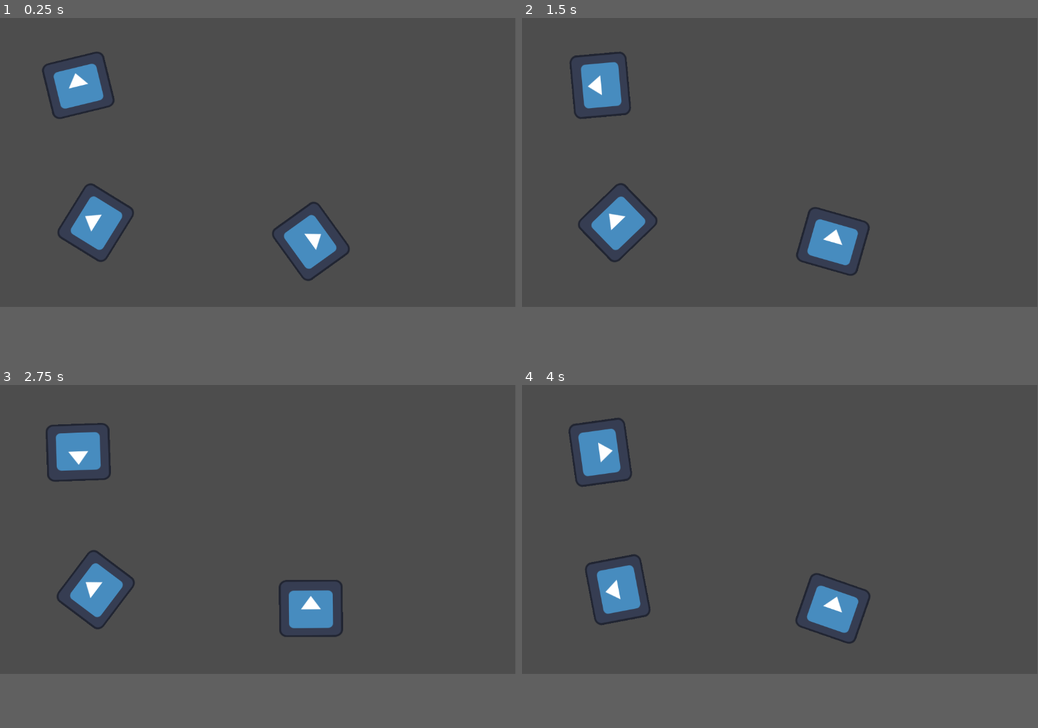
Above: before the commit, frames 1-4 (two rows, left to right).
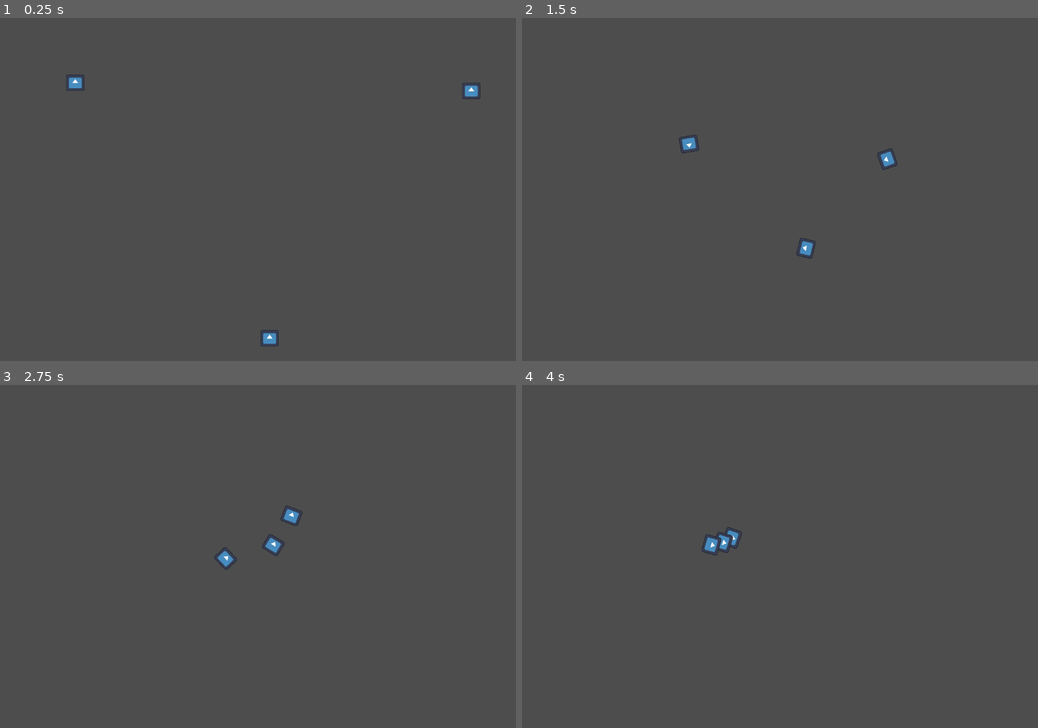
Above: after the commit, the same moments.

Repository: mwtopping/mousemove
Game: Godot game, scene res://Scenes/game_root.tscn
Two runs of this game, one before a commit and one after it. Both use one fixed random seed, a clock stepped at 60 frames per second and the inputs below. The engine's default icon, where the game draws it, is replaced by a stand-in: a white triangle on a blue panel in a dark square.
Inputs (mouse positions are in pixels of both pictures, inside the frame that each line leads up to):
- Up to frame 1 (0.25 s): no input
- Up to frame 2 (1.5 s): move the mouse to (893, 148) at 0.52 s; click (893, 148) at 0.67 s; drag from (676, 175) to (754, 220) at 1.27 s
- Up to frame 3 (2.75 s): move the mouse to (309, 467) at 2.02 s; click (309, 467) at 2.17 s
- Up to frame 4 (4 s): drag from (754, 587) to (625, 484) at 2.77 s; move the mouse to (934, 573) at 3.52 s; click (934, 573) at 3.67 s
In our replay, the window is 799x449 before the commit and 800x533 after it. These sizes can differ from the game's own. Grey fills any space a smaller window leaves; there, only what the larger window draws over its background counts as a difference.

The runs differ from the first frame. In frame 1, 3.9% of the frame differs, in the area x 8-94%, y 9-96%; in frame 2, 3.9%; in frame 3, 4.0%, in the area x 8-67%, y 11-74%; in frame 4, 3.9%.

Commit message:
Game update

Diff:
--- a/Scenes/game_root.tscn
+++ b/Scenes/game_root.tscn
@@ -5,10 +5,10 @@
 [node name="GameRoot" type="Node2D"]
 
 [node name="Icon2" parent="." instance=ExtResource("1_iu6xp")]
-position = Vector2(695, 501)
+position = Vector2(1096, 170)
 
 [node name="Icon3" parent="." instance=ExtResource("1_iu6xp")]
 position = Vector2(175, 151)
 
 [node name="Icon4" parent="." instance=ExtResource("1_iu6xp")]
-position = Vector2(214, 459)
+position = Vector2(627, 747)
--- a/Scenes/icon.tscn
+++ b/Scenes/icon.tscn
@@ -4,6 +4,6 @@
 [ext_resource type="Script" path="res://scripts/icon.gd" id="2_ighd4"]
 
 [node name="Icon" type="Sprite2D"]
-scale = Vector2(1.116, 1)
+scale = Vector2(0.335, 0.3)
 texture = ExtResource("1_x6m2i")
 script = ExtResource("2_ighd4")
--- a/project.godot
+++ b/project.godot
@@ -15,6 +15,11 @@
 config/features=PackedStringArray("4.2", "GL Compatibility")
 config/icon="res://icon.svg"
 
+[display]
+
+window/size/viewport_width=1200
+window/size/viewport_height=800
+
 [rendering]
 
 renderer/rendering_method="gl_compatibility"
--- a/scripts/icon.gd
+++ b/scripts/icon.gd
@@ -1,26 +1,45 @@
 extends Sprite2D
 
-var rot_speed = randf_range(-0.1, 0.1)
+var rot_speed = 0
+var velocity = Vector2(0, 0)
+var acceleration = Vector2(0, 0)
+var drag = 1
+var max_speed = 500
 
 # Called when the node enters the scene tree for the first time.
 func _ready():
 	print("Hello, I'm ", name)
-
-
 	print(self.rot_speed)
 
 
 # Called every frame. 'delta' is the elapsed time since the previous frame.
 func _process(delta):
-	rotate(self.rot_speed)
 
 
+	if Input.is_mouse_button_pressed(1):
+			var direction = (get_viewport().get_mouse_position()-
+							self.position).normalized()
+			var speed = pow((get_viewport().get_mouse_position()-
+							self.position).length(), 1.8)
+			self.acceleration = speed*direction
 
+			var angle = (get_viewport().get_mouse_position()-self.position).angle()
+
+
+			self.rotation = angle+PI/2
+
+	velocity += acceleration*delta
+
+	if velocity.length() > self.max_speed:
+		velocity = self.max_speed*velocity.normalized()
+
+
+	position += velocity*delta
+	velocity *= drag
 func _input(event):
 	if event is InputEventMouseButton:
 		if event.is_pressed():
-			self.rot_speed *= 2
-			print("Mouse clicked")
+			self.drag = 1.0
 		else:
-			self.rot_speed /= 2
-			print("Mouse unclicked")
+			self.drag = 0.97
+			self.acceleration = Vector2(0, 0)
